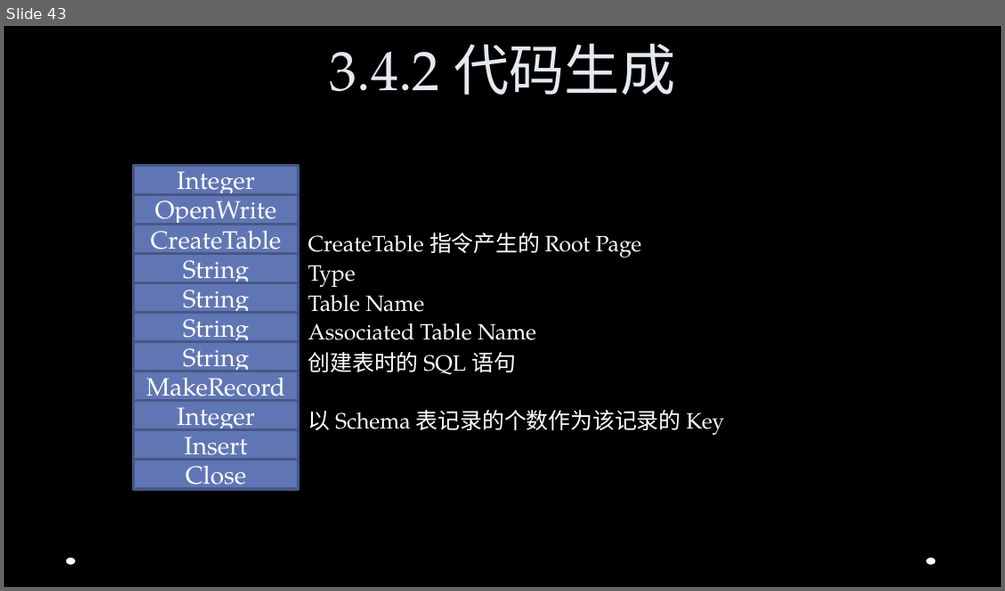
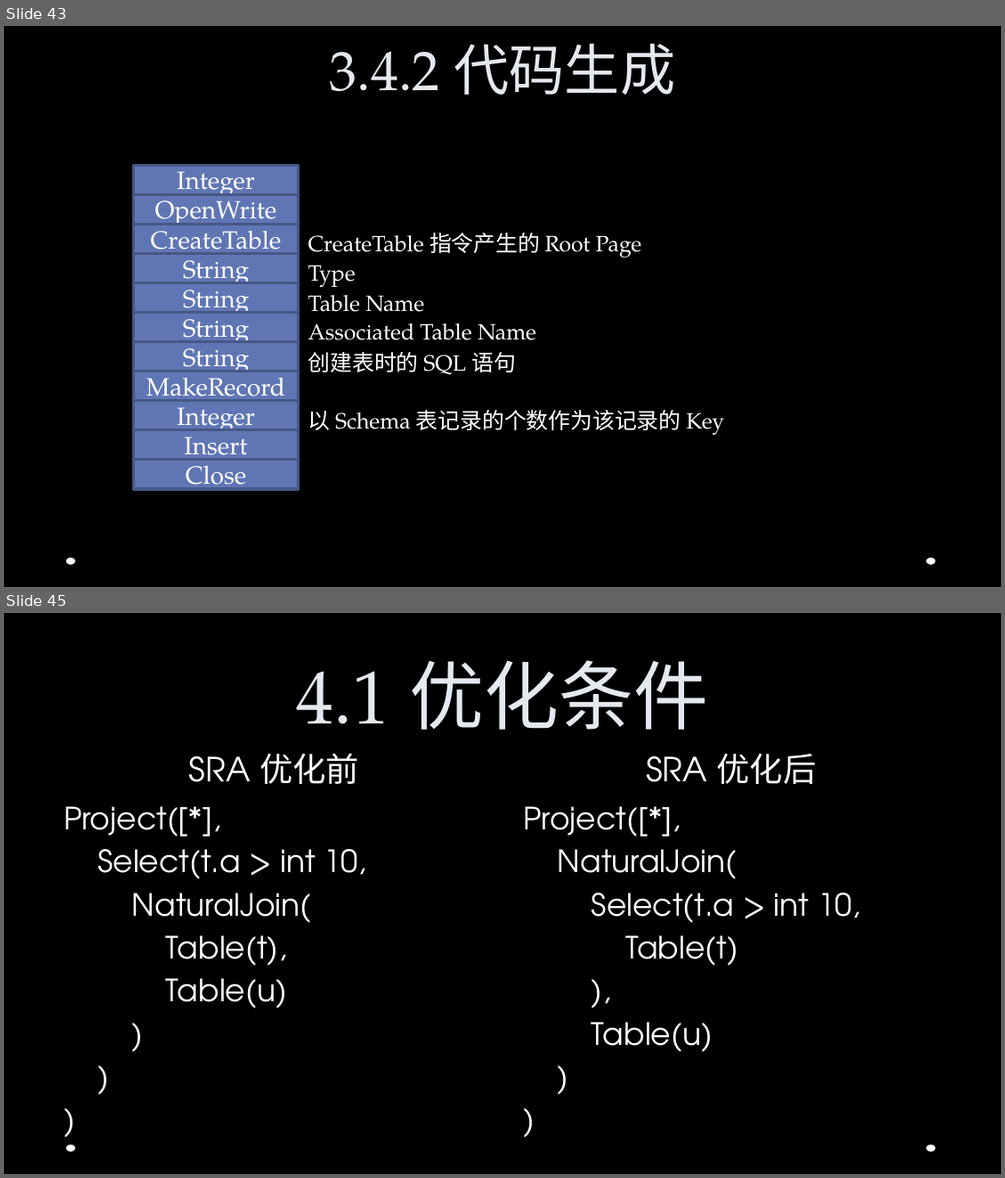
Before and after one commit to Jusot/chidb, a slide deck: documents/slides/ppt.pptx. Shown one above the other, each under a label of ours: slide 43 before the commit, slides 43 and 45 after it; the slides between them are not shown. The pictures are 1005x591 and 1005x1178 pixels, drawn with LibreOffice and Linux fonts; fonts in the diff are those of the drawing; background and template pictures are left out. Boxes give left, top, right and bottom in pixels: in the first picture for what was removed or moved away, otherwise in the second. Text is boxed around its words. In the diff, an @@ line names an element or a change of style, - is before the commit and + after.

```diff
--- a/documents/slides/ppt.pptx
+++ b/documents/slides/ppt.pptx
@@ slide 45 added at (4,613,1001,1174), background picture (left out); not listed: 2 template elements that a slide beside it also shows @@
@@ title added at (297,660,708,730), 54 pt, text #E4E9EF @@
+4.1 优化条件
@@ text added at (189,753,359,784), 24 pt, text #FFFFFF @@
+SRA 优化前
@@ text added at (646,754,816,784), 24 pt, text #FFFFFF @@
+SRA 优化后
@@ text added at (64,806,366,1008), 22.2 pt, text #FFFFFF @@
+Project([*],
+Select(t.a > int 10,
+NaturalJoin(
+Table(t),
+Table(u)
+)
+)
+)
@@ text added at (524,806,860,1052), 22.2 pt, text #FFFFFF @@
+Project([*],
+NaturalJoin(
+Select(t.a > int 10,
+Table(t)
+),
+Table(u)
+)
+)
```
Also in this commit, not shown: 6 other slides added.
